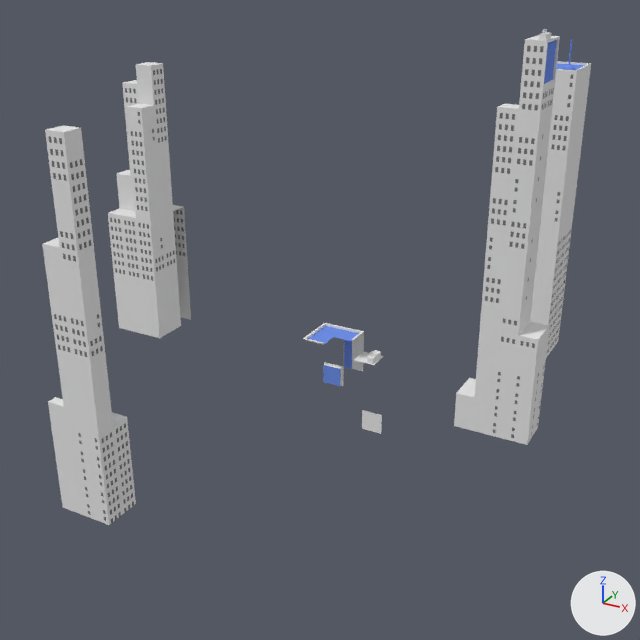
An edit to the Blender file files/Meshes.blend, drawn before and after from the same camera.
Rendered twice from a 50 mm lens placed at (19.7, -48.8, 14.4), pointed at (0.6, -14.2, -2.9). Lighting does not change. The marker at lower right points along +X, +Y and +Z. The same objects are shown in both versions, whatever each file hides.

Objects in the first picture: 'Skyscraper.000', 'Skyscraper.001', 'Skyscraper.002', 'Skyscraper.003', 'Skyscraper.004', 'Skyscraper.006', 'Skyscraper.007', 'Skyscraper.008', 'Skyscraper.009', 'Skyscraper.010', 'Skyscraper.011', 'Skyscraper.012'.
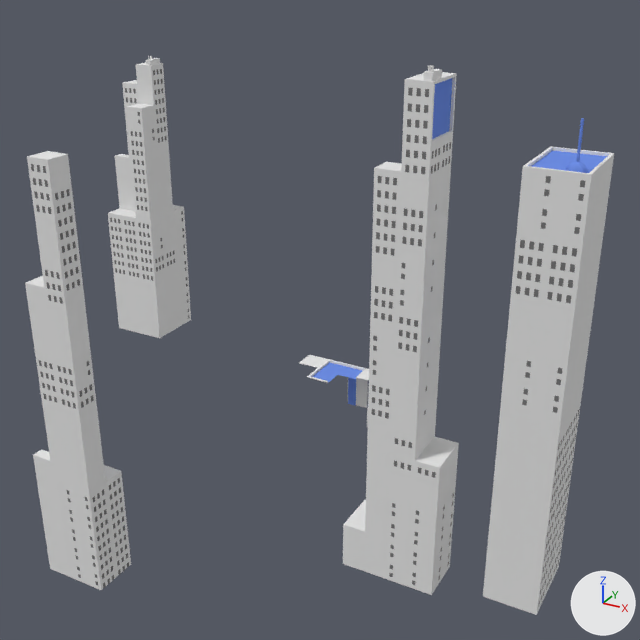
Boxes [x1, y1, x2, y2] around the edits, measured in the pictures (640 x 640 px):
'Skyscraper.001', moved
    before: [454, 29, 560, 445]
    after: [343, 65, 459, 595]
'Skyscraper.002', moved
    before: [530, 39, 591, 358]
    after: [483, 118, 614, 615]
'Skyscraper.003', moved
    before: [42, 125, 136, 525]
    after: [25, 151, 131, 590]
'Skyscraper.004', reshaped
    before: [108, 62, 191, 338]
    after: [108, 56, 191, 338]
'Skyscraper.000', moved
    before: [344, 348, 363, 371]
    after: [348, 384, 368, 408]
'Skyscraper.012', reshaped, moved, turned
    before: [323, 362, 344, 386]
    after: [299, 355, 328, 368]
'Skyscraper.010', moved
    before: [314, 323, 343, 337]
    after: [318, 359, 347, 375]
'Skyscraper.009', moved
    before: [334, 327, 364, 341]
    after: [338, 364, 367, 379]
'Skyscraper.011', moved
    before: [303, 331, 333, 345]
    after: [307, 368, 337, 383]
'Skyscraper.007', moved
    before: [344, 332, 364, 352]
    after: [348, 377, 368, 389]
'Skyscraper.006', moved
    before: [362, 410, 382, 434]
    after: [367, 408, 368, 427]
'Skyscraper.008', moved
    before: [354, 350, 384, 365]
    after: [358, 369, 369, 380]
part 1 of me_plane_310, added
    after: [115, 154, 191, 326]
part 2 of me_plane_310, added
    after: [126, 58, 162, 140]

Patch to the scene script:
```diff
--- a/files/Meshes.blend.py
+++ b/files/Meshes.blend.py
@@ me_plane_022 @@
 me_plane_022.from_pydata(...)  # 12 vertices, 6 faces; spans x -1.0..0.0, y 0.0..1.0, z -0.1..0.0
 # used by ob_skyscraper_012; location = (2.0, -16.21, -5.0); rotation_euler = (1.571, 0.0, 3.142), in degrees (90, 0, 180)
 # verts and faces of me_plane_022; kept vertices keep their numbers, new ones are numbered from 12
+# me_plane_022 part 3
+delete_vertices([*range(0, 12)])  # with the faces that use them
+verts[12] = (0.5, 0.0, 0.5)  # pixel (317, 367)
+verts[13] = (-0.5, 0.0, 0.5)  # pixel (298, 362)
+verts[14] = (-0.5, 0.0, -0.5)  # pixel (309, 354)
+verts[15] = (0.5, 0.0, -0.5)  # pixel (328, 359)
+faces += [(12, 15, 14, 13)]
 me_plane_022.materials.append(mat_walls)
-me_plane_022.materials.append(mat_wallcolor)  # blue #6f8fe7
@@ me_plane_310 @@
-me_plane_310.from_pydata(...)  # 1624 vertices, 1421 faces; spans x -1.9..1.1, y -1.1..1.9, z -7.9..7.1
+me_plane_310.from_pydata(...)  # 1918 vertices, 1657 faces; spans x -1.9..1.1, y -1.1..1.9, z -7.9..7.5
+# me_plane_310 part 1: 92 vertices added at x -1.9..1.1, y -0.1..1.9, z -7.9..2.1
+# me_plane_310 part 2: 22 vertices added at x -0.9..1.1, y -0.1..0.9, z 4.1..7.3
 me_plane_310.materials.append(mat_walls)
@@ ob_skyscraper_012 @@
 ob_skyscraper_012 = bpy.data.objects.new('Skyscraper.012', me_plane_022)
-ob_skyscraper_012.location = (2.0, -16.21, -5.0)
-ob_skyscraper_012.rotation_euler = (1.571, 0.0, 3.142)  # degrees (90, 0, 180)
+ob_skyscraper_012.location = (2.0, -17.25, -3.5)
+ob_skyscraper_012.rotation_euler = (1.571, 0.0, 0.0)  # degrees (90, 0, 0)
@@ ob_skyscraper_011 @@
 ob_skyscraper_011 = bpy.data.objects.new('Skyscraper.011', me_plane_007)
-ob_skyscraper_011.location = (3.0, -17.21, -2.0)
+ob_skyscraper_011.location = (3.5, -17.75, -3.5)
@@ ob_skyscraper_010 @@
 ob_skyscraper_010 = bpy.data.objects.new('Skyscraper.010', me_plane_006)
-ob_skyscraper_010.location = (3.0, -17.21, -2.0)
+ob_skyscraper_010.location = (3.5, -17.75, -3.5)
@@ ob_skyscraper_009 @@
 ob_skyscraper_009 = bpy.data.objects.new('Skyscraper.009', me_plane_005)
-ob_skyscraper_009.location = (3.0, -17.21, -2.0)
+ob_skyscraper_009.location = (3.5, -17.75, -3.5)
@@ ob_skyscraper_008 @@
 ob_skyscraper_008 = bpy.data.objects.new('Skyscraper.008', me_plane_004)
-ob_skyscraper_008.location = (4.5, -16.71, -3.0)
+ob_skyscraper_008.location = (5.0, -17.25, -3.5)
@@ ob_skyscraper_007 @@
 ob_skyscraper_007 = bpy.data.objects.new('Skyscraper.007', me_plane_001)
-ob_skyscraper_007.location = (3.35, -16.23, -2.51)
+ob_skyscraper_007.location = (3.86, -16.76, -4.01)
@@ ob_skyscraper_000 @@
 ob_skyscraper_000 = bpy.data.objects.new('Skyscraper.000', me_plane_000)
-ob_skyscraper_000.location = (3.35, -16.23, -3.5)
+ob_skyscraper_000.location = (3.86, -16.76, -5.0)
@@ ob_skyscraper_001 @@
 ob_skyscraper_001 = bpy.data.objects.new('Skyscraper.001', me_plane_335)
-ob_skyscraper_001.location = (8.0, -8.0, 0.0)
+ob_skyscraper_001.location = (8.0, -20.94, 0.0)
@@ ob_skyscraper_002 @@
 ob_skyscraper_002 = bpy.data.objects.new('Skyscraper.002', me_plane_010)
-ob_skyscraper_002.location = (8.0, -1.5, 0.0)
+ob_skyscraper_002.location = (13.47, -21.8, 0.0)
@@ ob_skyscraper_003 @@
 ob_skyscraper_003 = bpy.data.objects.new('Skyscraper.003', me_plane_279)
-ob_skyscraper_003.location = (-7.14, -22.37, 0.74)
+ob_skyscraper_003.location = (-4.31, -26.11, 0.74)
@@ ob_skyscraper_006 @@
 ob_skyscraper_006 = bpy.data.objects.new('Skyscraper.006', me_plane_282)
-ob_skyscraper_006.location = (4.5, -16.21, -6.5)
+ob_skyscraper_006.location = (5.0, -16.75, -6.0)
```
